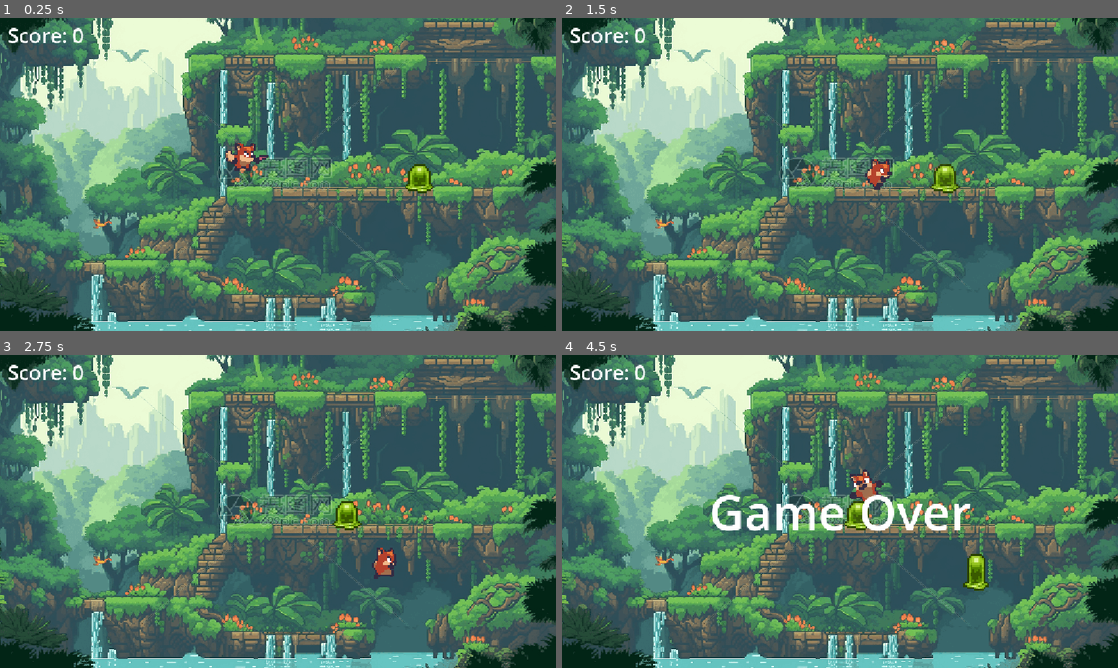
Above: before the commit, frames 1-4 (two rows, left to right).
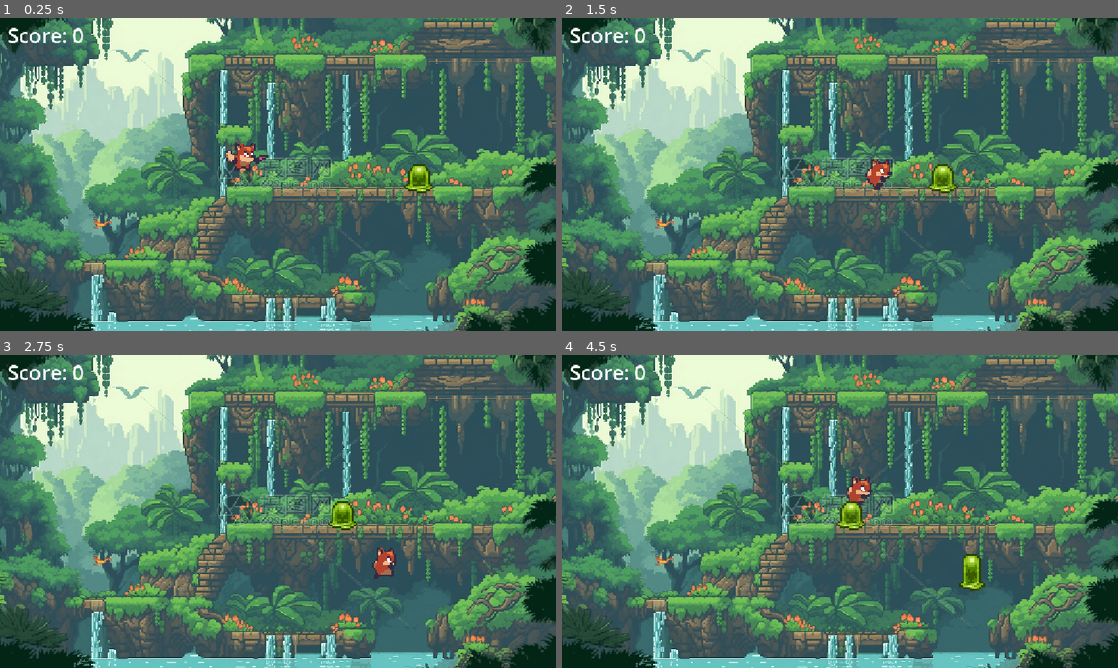
Above: after the commit, the same moments.

Repository: znynds/my-first-game
Game: Godot game, scene res://scenes/node_2d.tscn
Two runs of this game, one before a commit and one after it. Both use one fixed random seed, a clock stepped at 60 frames per second and the inputs below.
Inputs:
- Up to frame 1 (0.25 s): no input
- Up to frame 2 (1.5 s): hold D (right) 0.53-1.28 s; hold S (down) from 1.28 s (still down)
- Up to frame 3 (2.75 s): release S (down) at 2.03 s; hold D (right) from 2.03 s (still down)
- Up to frame 4 (4.5 s): release D (right) at 2.78 s; hold W (up) 2.78-3.53 s; hold A (left) from 3.53 s (still down)

The runs differ from the first frame. In frame 1, less than 0.1% of the frame differs, in the area x 72-78%, y 46-56%; in frame 2, 0.3%; in frame 3, 0.3%; in frame 4, 3.0%, in the area x 27-77%, y 36-76%.

Commit message:
史莱姆速度变化
将原来速度固定的史莱姆进行了可变速度的调整，同时调整部分个体变成速度更快的特殊个体

Diff:
--- a/project.godot
+++ b/project.godot
@@ -11,6 +11,7 @@
 [application]
 
 config/name="pong"
+config/tags=PackedStringArray("2d")
 run/main_scene="uid://cta4e7ewh4y1m"
 config/features=PackedStringArray("4.5", "GL Compatibility")
 config/icon="res://icon.svg"
--- a/scripts/slime.gd
+++ b/scripts/slime.gd
@@ -1,16 +1,25 @@
 extends Area2D		#Y sort enable指根据y轴大小确认渲染的先后，即y越大其渲染优先级越高s
 
-@export var slime_speed : float = -60
+@export var slime_speed : float = randf_range(-70,-50)	#可变速度敌人
 @export var slime_animator : AnimatedSprite2D	#同player，创建一个控制动画的变量
 var is_dead : bool = false
+@export var special_enemy : float
+
 signal died(point)		#定义信号
 
 func _ready() -> void:
-	pass # Replace with function body.
+	special_enemy = randf()
+	if special_enemy <= 0.9:
+		return
+	else:
+		position += Vector2(-100, 0)
 
 func _physics_process(delta: float) -> void:
 	if is_dead == false:
-		position += Vector2(slime_speed, 0) * delta
+		if special_enemy <= 0.84:
+			position += Vector2(slime_speed, 0) * delta
+		else:
+			position += Vector2(-140, 0) * delta
 	else:
 		await get_tree().create_timer(0.6).timeout
 		queue_free()
